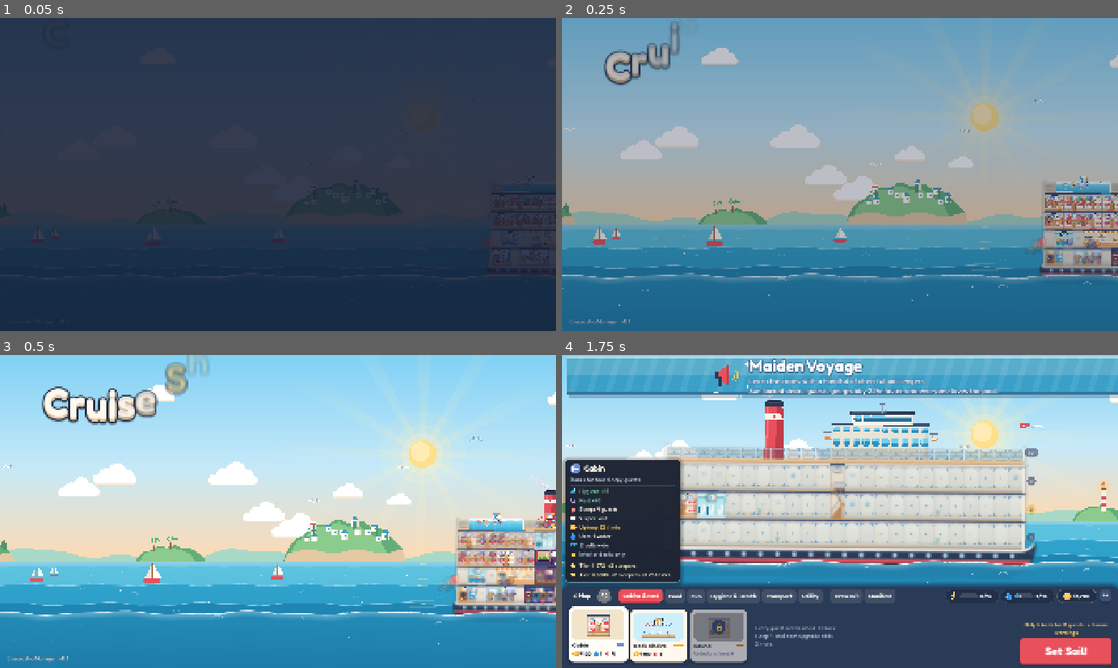
Above: before the commit, frames 1-4 (two rows, left to right).
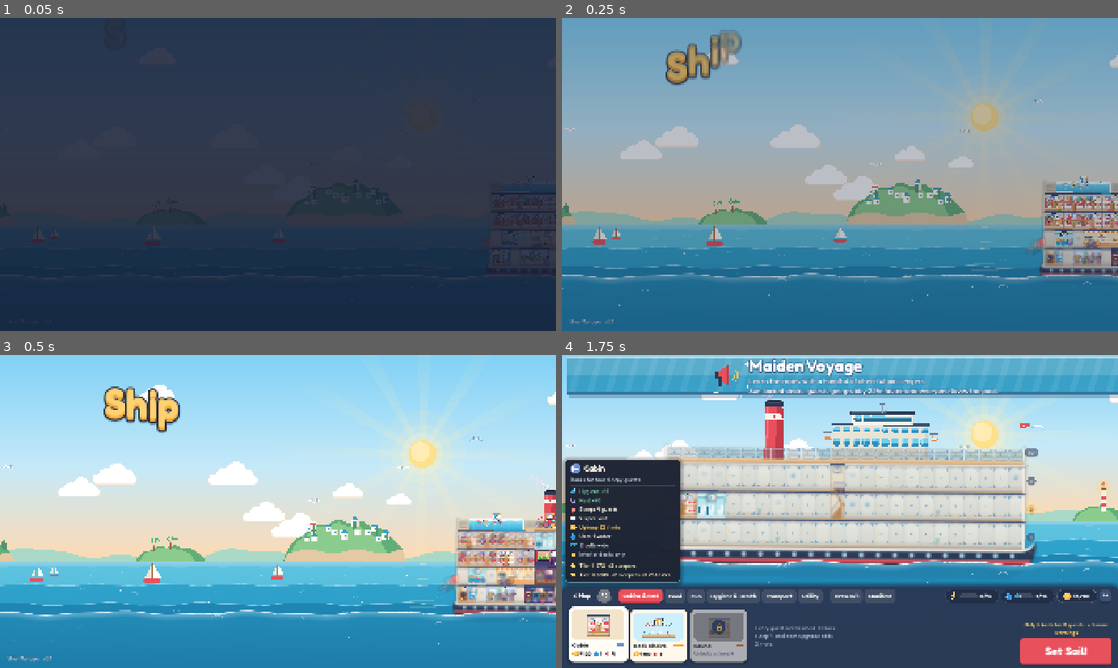
Above: after the commit, the same moments.

Repository: vabs/shipy
Game: Godot game, scene res://scenes/main.tscn
Same seed, same stepped clock (60 frames per second), same inputs: the game is played once before the commit and once after it.
Inputs (mouse positions are in pixels of both pictures, inside the frame that each line leads up to):
- Up to frame 1 (0.05 s): no input
- Up to frame 2 (0.25 s): no input
- Up to frame 3 (0.5 s): no input
- Up to frame 4 (1.75 s): tap Enter (ui_accept) at 0.5, 0.77, 1.07 s; move the mouse to (962, 495) at 0.52 s; hold D (pan_right) 0.53-1.25 s; hold 1 (speed_1) 0.53-1.25 s; click (962, 495) at 0.67 s; click "Play" at 1.25 s

The runs differ from the first frame. In frame 2, 2.4% of the frame differs, in the area x 1-33%, y 1-98%; in frame 3, 3.0%, in the area x 1-38%, y 0-99%; in frame 4, nothing differs.

Commit message:
chore: rename game to Ship Manager

Diff:
--- a/project.godot
+++ b/project.godot
@@ -10,8 +10,8 @@
 
 [application]
 
-config/name="Cruise Ship Manager"
-config/description="A 2D side-view cruise ship management game."
+config/name="Ship Manager"
+config/description="A 2D side-view ship management game."
 run/main_scene="res://scenes/main.tscn"
 config/features=PackedStringArray("4.7", "Forward Plus")
 config/icon="res://icon.svg"
--- a/src/screens/menu/menu_logo.gd
+++ b/src/screens/menu/menu_logo.gd
@@ -1,11 +1,13 @@
 class_name MenuLogo
 extends Control
-## Hand-built title logo: chunky "Cruise Ship" lettering (per-letter bounce, outline, lip shadow), a coral
+## Hand-built title logo: chunky "Ship" lettering (per-letter bounce, outline, lip shadow), a coral
 ## "MANAGER" ribbon with an anchor medallion and a ship's wheel, and rolling waves underneath.
 ##   intro_t: seconds since the intro began (drives the letters dropping in). Min size 840x340.
 
 const U := preload("res://src/render/art/art_util.gd")
-const LINE1: String = "Cruise Ship"
+const LINE1: String = "Ship"
+## Leading characters of LINE1 drawn in cream; the rest are sun-gold.
+const CREAM_CHARS: int = 0
 const LINE2: String = "MANAGER"
 const NAVY_D: Color = Color("1F2A40")
 
@@ -65,8 +67,8 @@
 		if ch2 == " ":
 			continue
 		var pos2 := Vector2(xs[i], ys[i])
-		var fill: Color = Color("FFF8EC") if i < 6 else Palette.SUN
-		var lip: Color = Color("E3C7A0") if i < 6 else Palette.SUN_DEEP
+		var fill: Color = Color("FFF8EC") if i < CREAM_CHARS else Palette.SUN
+		var lip: Color = Color("E3C7A0") if i < CREAM_CHARS else Palette.SUN_DEEP
 		draw_string(_font, pos2 + Vector2(0, 10), ch2, HORIZONTAL_ALIGNMENT_LEFT, -1, px1, Color(lip.r, lip.g, lip.b, al[i]))
 		draw_string(_font, pos2, ch2, HORIZONTAL_ALIGNMENT_LEFT, -1, px1, Color(fill.r, fill.g, fill.b, al[i]))
 		# glossy highlight on the upper edge
--- a/src/screens/menu/menu_screen.gd
+++ b/src/screens/menu/menu_screen.gd
@@ -122,7 +122,7 @@
 	# credit line
 	var ver := Label.new()
 	ver.theme_type_variation = &"OnDarkSmall"
-	ver.text = "Cruise Ship Manager  v0.1"
+	ver.text = "Ship Manager  v0.1"
 	ver.add_theme_color_override("font_color", Color(1, 1, 1, 0.75))
 	ver.add_theme_color_override("font_outline_color", Color(0.1, 0.16, 0.3, 0.6))
 	ver.add_theme_constant_override("outline_size", 4)
Not shown, changed: docs/SPEC.md
